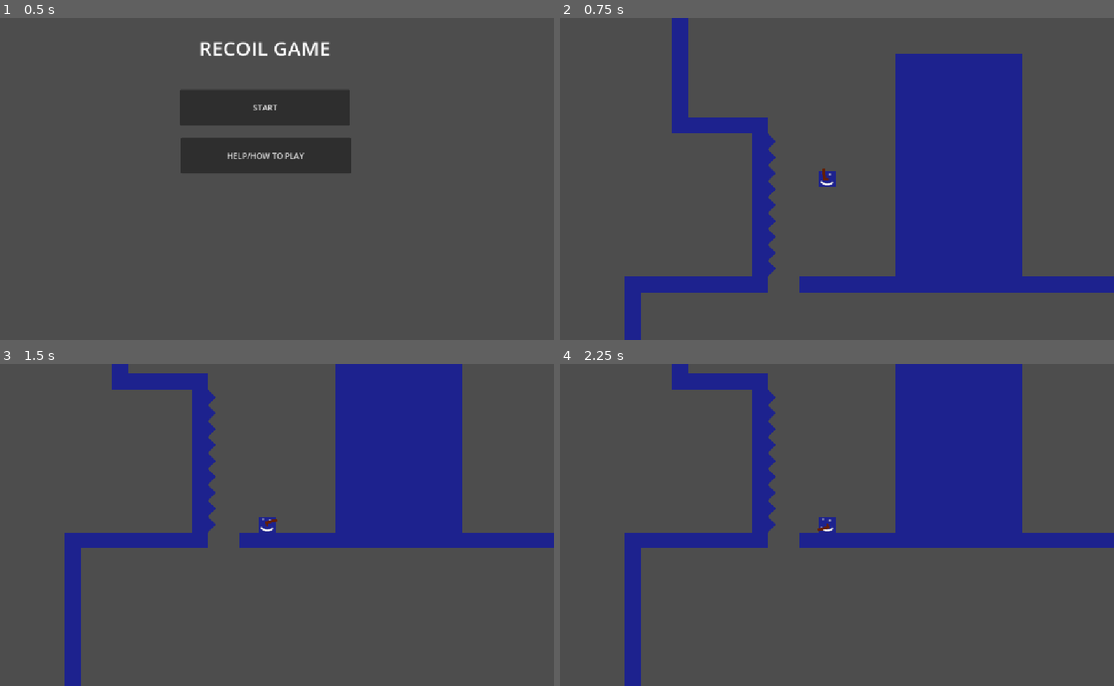
Above: before the commit, frames 1-4 (two rows, left to right).
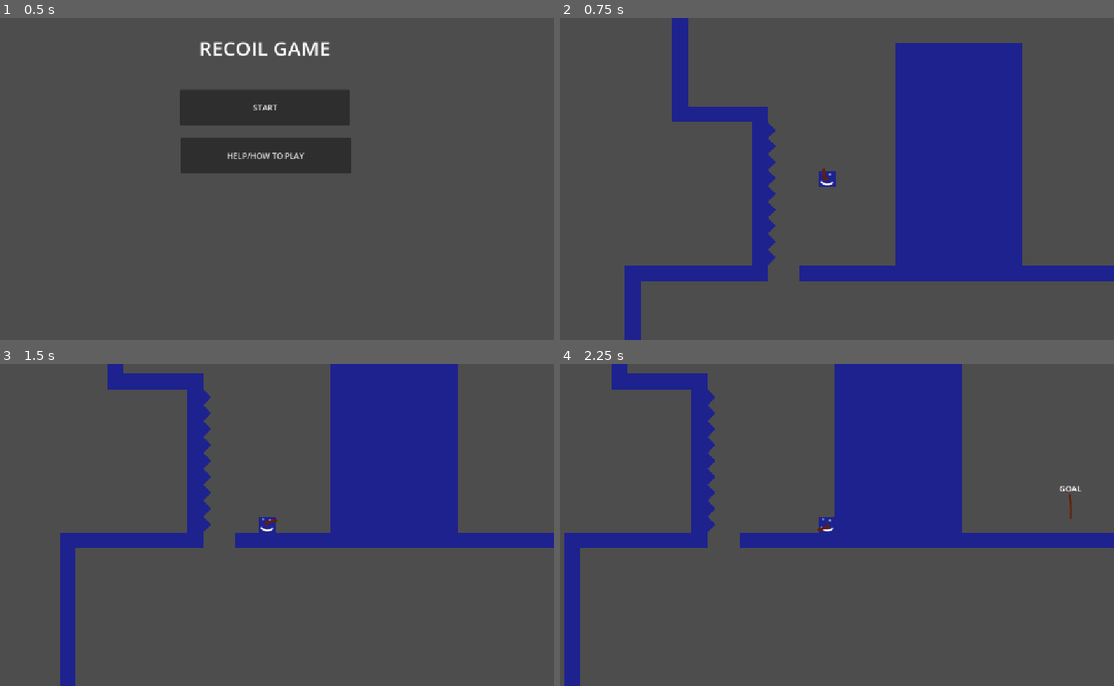
Above: after the commit, the same moments.

Repository: ejoit/Shooter-Game
Game: Godot game, scene res://Scenes/tile_screen.tscn
Two runs of this game, one before a commit and one after it. Both use one fixed random seed, a clock stepped at 60 frames per second and the inputs below.
Inputs (mouse positions are in pixels of both pictures, inside the frame that each line leads up to):
- Up to frame 1 (0.5 s): no input
- Up to frame 2 (0.75 s): click "START" at 0.5 s
- Up to frame 3 (1.5 s): tap Enter (ui_accept) at 1.25 s; move the mouse to (393, 508) at 1.27 s; hold Right (ui_right) from 1.28 s (still down); click (393, 508) at 1.35 s
- Up to frame 4 (2.25 s): keep holding Right (ui_right); tap Enter (ui_accept) at 1.52 s; move the mouse to (715, 541) at 2.02 s; click (715, 541) at 2.1 s

Frame 1 is identical in both runs. In frame 2, 6.8% of the frame differs, in the area x 11-100%, y 7-86%; in frame 3, 2.7%; in frame 4, 20%, in the area x 0-95%, y 0-100%.

Commit message:
still a long wya to go

Diff:
--- a/Player/Scripts/idle.gd
+++ b/Player/Scripts/idle.gd
@@ -5,7 +5,7 @@
 
 func physics_update(_delta: float) -> void:
 	player.velocity.y += GRAVITY * _delta
-	if Input.is_action_just_pressed("ui_left"):
+	if player.is_on_floor():
 		state_machine.change_state("move")
 
 	player.move_and_slide()
--- a/Player/Scripts/move.gd
+++ b/Player/Scripts/move.gd
@@ -1,7 +1,10 @@
 extends State
+var acceleration = 500
+var speed = 500
+@onready var player: CharacterBody2D  = get_parent().get_parent()
 
 func enter():
 	OS.alert("succsessful change")
 
-func physics_update(_delta: float) -> void:
-	pass
+func physics_update(delta: float) -> void:
+	player.velocity.x = move_toward(player.velocity.x, player.direction * speed, acceleration * delta)
--- a/Player/Scripts/newplayer.gd
+++ b/Player/Scripts/newplayer.gd
@@ -1,4 +1,9 @@
 extends CharacterBody2D
 class_name Player
 
-@onready var machine = $StateMachine
+var direction := 0
+
+func _physics_process(delta: float) -> void:
+
+	direction = Input.get_axis("ui_left", "ui_right")
+	move_and_slide()
--- a/Scenes/player.tscn
+++ b/Scenes/player.tscn
@@ -1,5 +1,6 @@
 [gd_scene format=3 uid="uid://be8qbmt0fe144"]
 
+[ext_resource type="Script" uid="uid://oopavh2c5iu6" path="res://Player/Scripts/newplayer.gd" id="1_8erm5"]
 [ext_resource type="Texture2D" uid="uid://dkpnvud1may1r" path="res://beta Throwaway stuuf/test_char.png" id="2_cvnsp"]
 [ext_resource type="PackedScene" uid="uid://bfyqebuqpeull" path="res://Scenes/gun_1.tscn" id="3_6t5aa"]
 [ext_resource type="Script" uid="uid://co6ub37ujgp7h" path="res://Scripts/camera_2d.gd" id="3_vgqql"]
@@ -20,6 +21,7 @@
 point_count = 2
 
 [node name="Player" type="CharacterBody2D" unique_id=591046258]
+script = ExtResource("1_8erm5")
 
 [node name="Sprite2D" type="Sprite2D" parent="." unique_id=372695957]
 position = Vector2(-2.3841858e-07, 0)
